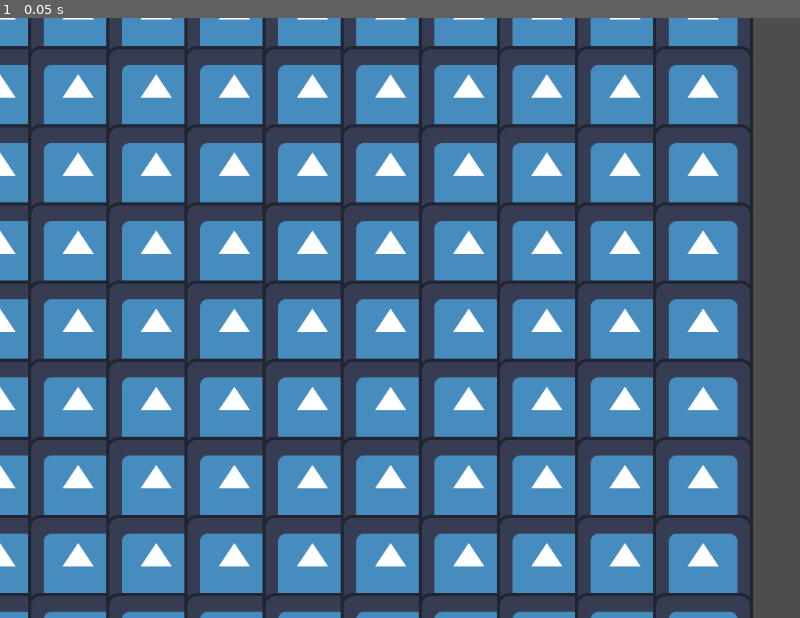
Above: before the commit, frame 1.
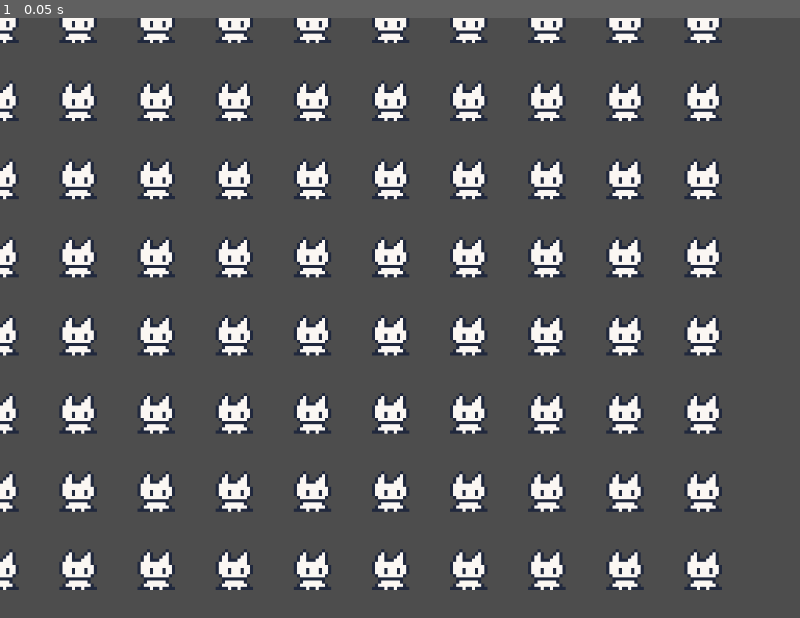
Above: after the commit, the same moment.

Repository: Snkz/godot-wild-jam-78
Game: Godot game, scene res://scenes/main.tscn
Two runs of this game, one before a commit and one after it. Both use one fixed random seed, a clock stepped at 60 frames per second and the inputs below. The engine's default icon, where the game draws it, is replaced by a stand-in: a white triangle on a blue panel in a dark square.
Inputs:
- Up to frame 1 (0.05 s): no input

The runs differ from the first frame. In frame 1, 63% of the frame differs, in the area x 0-95%, y 0-100%.

Commit message:
feat: add texture to creature

Diff:
--- a/wild-jam-erase/scenes/creature.tscn
+++ b/wild-jam-erase/scenes/creature.tscn
@@ -1,7 +1,7 @@
 [gd_scene load_steps=4 format=3 uid="uid://bwdlgjhs2b4wn"]
 
-[ext_resource type="Texture2D" uid="uid://d1ynh1qio2j41" path="res://icon.svg" id="1_6ktt4"]
 [ext_resource type="Script" path="res://scripts/creature.gd" id="1_shfmo"]
+[ext_resource type="Texture2D" uid="uid://b4vng7xgqdi8h" path="res://assets/creature_cat.png" id="2_q16qe"]
 
 [sub_resource type="RectangleShape2D" id="RectangleShape2D_swmom"]
 size = Vector2(118, 121)
@@ -11,8 +11,10 @@
 script = ExtResource("1_shfmo")
 
 [node name="Sprite2D" type="Sprite2D" parent="."]
-texture = ExtResource("1_6ktt4")
+scale = Vector2(0.5, 0.5)
+texture = ExtResource("2_q16qe")
 
 [node name="CollisionShape2D" type="CollisionShape2D" parent="."]
 position = Vector2(0, 0.5)
+scale = Vector2(0.5, 0.5)
 shape = SubResource("RectangleShape2D_swmom")
--- a/wild-jam-erase/scenes/player.tscn
+++ b/wild-jam-erase/scenes/player.tscn
@@ -1,13 +1,3 @@
-[gd_scene load_steps=3 format=3 uid="uid://dewg4bjcsybcx"]
-
-[ext_resource type="Script" path="res://scripts/playable_area.gd" id="2_5ncnf"]
-
-[sub_resource type="RectangleShape2D" id="RectangleShape2D_ybbkv"]
+[gd_scene format=3 uid="uid://dewg4bjcsybcx"]
 
 [node name="Player" type="CharacterBody2D"]
-
-[node name="PlayableArea" type="Area2D" parent="."]
-script = ExtResource("2_5ncnf")
-
-[node name="CollisionShape2D" type="CollisionShape2D" parent="PlayableArea"]
-shape = SubResource("RectangleShape2D_ybbkv")
--- a/wild-jam-erase/scripts/creature.gd
+++ b/wild-jam-erase/scripts/creature.gd
@@ -1,10 +1,10 @@
 extends CharacterBody2D
 
 func _mouse_enter() -> void:
-	print("hello", self.name)
+	print("hello ", self.name)
 
 func _mouse_exit() -> void:
-	print("bye", self.name)
+	print("bye ", self.name)
 
 func _input_event(viewport: Viewport, event: InputEvent, shape_idx: int) -> void:
 	if event is InputEventMouse:
Binary file added: wild-jam-erase/assets/creature_cat.png
Not shown, added: wild-jam-erase/assets/creature_cat.png.import
